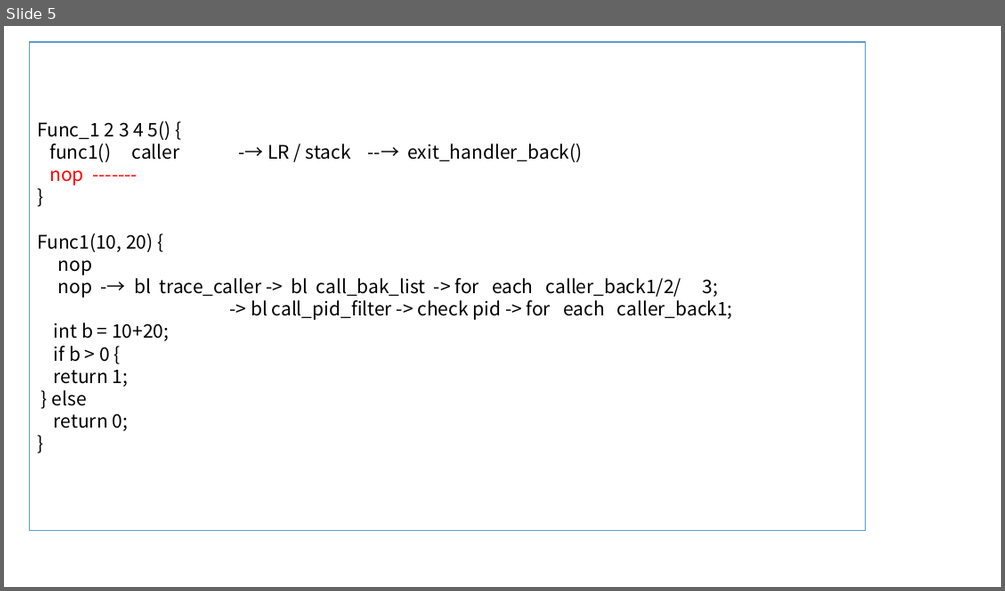
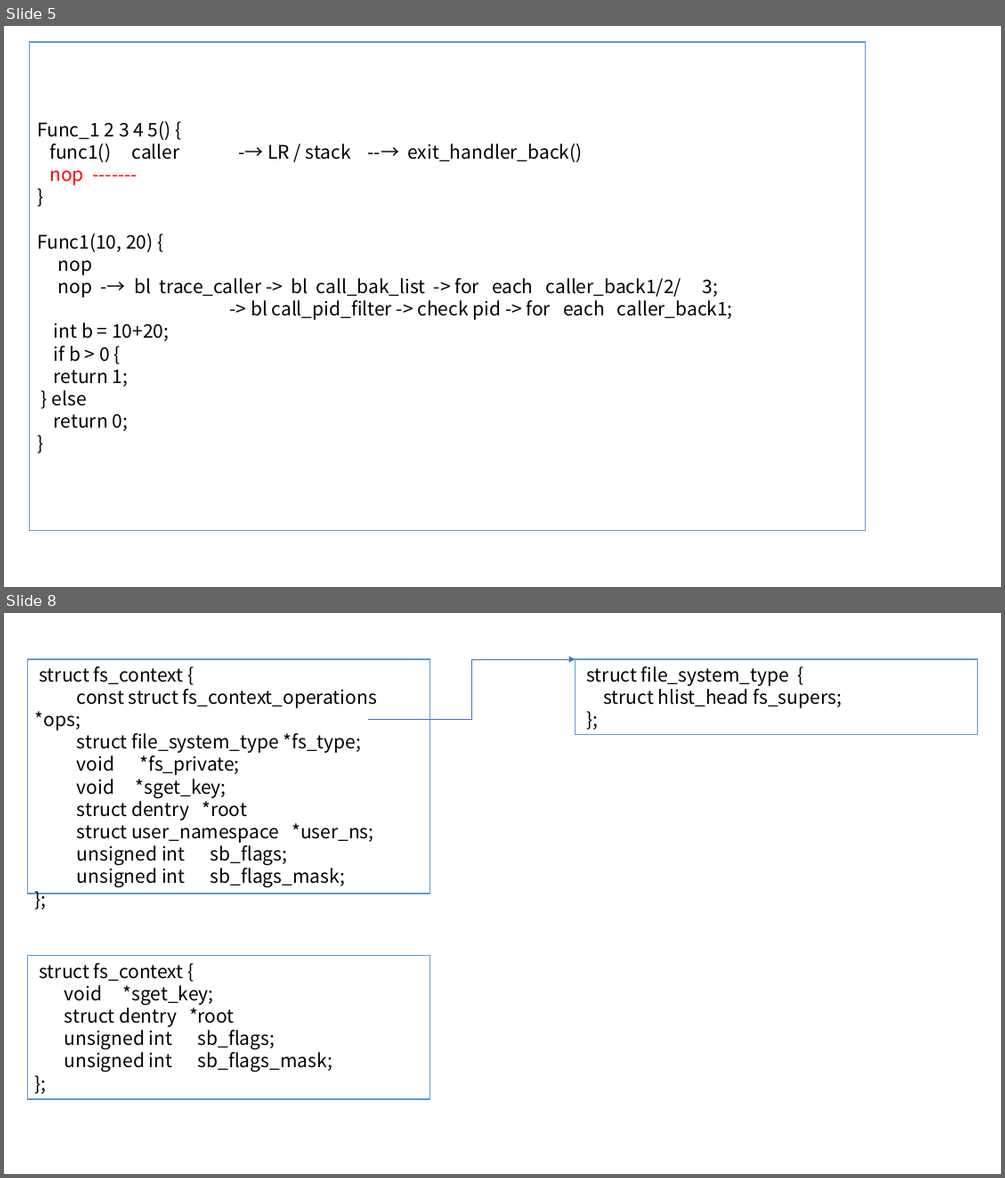
Before and after one commit to guoweikang/Linux-book, a slide deck: docs/debug/ppt/ftrace.pptx. Shown one above the other, each under a label of ours: slide 5 before the commit, slides 5 and 8 after it; the slides between them are not shown. The pictures are 1005x591 and 1005x1178 pixels, drawn with LibreOffice and Linux fonts; fonts in the diff are those of the drawing. Boxes give left, top, right and bottom in pixels: in the first picture for what was removed or moved away, otherwise in the second. Text is boxed around its words. In the diff, an @@ line names an element or a change of style, - is before the commit and + after.

```diff
--- a/docs/debug/ppt/ftrace.pptx
+++ b/docs/debug/ppt/ftrace.pptx
@@ slide 8 added at (4,613,1001,1174), background #FFFFFF @@
@@ rectangle added at (28,659,430,893), fill #FFFFFF, outline #5B9BD5 1 pt, 18 pt, text #000000 @@
+struct fs_context {
+const struct fs_context_operations *ops;
+struct file_system_type *fs_type;
+void *fs_private;
+void *sget_key;
+struct dentry *root
+struct user_namespace *user_ns;
+unsigned int sb_flags;
+unsigned int sb_flags_mask;
+};
@@ elbow arrow added from (368, 719) to (575, 659), #4472C4 0.5 pt @@
@@ rectangle added at (575,659,978,735), fill #FFFFFF, outline #5B9BD5 1 pt, 18 pt, text #000000 @@
+struct file_system_type {
+struct hlist_head fs_supers;
+};
@@ rectangle added at (28,956,430,1099), fill #FFFFFF, outline #5B9BD5 1 pt, 18 pt, text #000000 @@
+struct fs_context {
+void *sget_key;
+struct dentry *root
+unsigned int sb_flags;
+unsigned int sb_flags_mask;
+};
```
Also in this commit, not shown: 6 other slides added, 52 other files.
